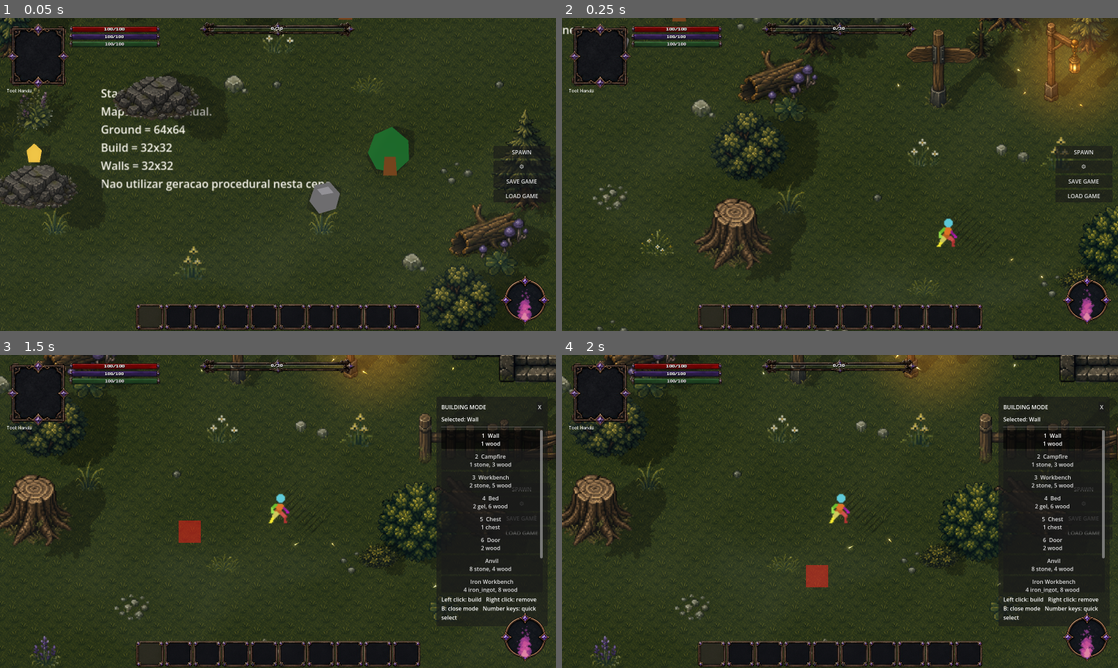
Above: before the commit, frames 1-4 (two rows, left to right).
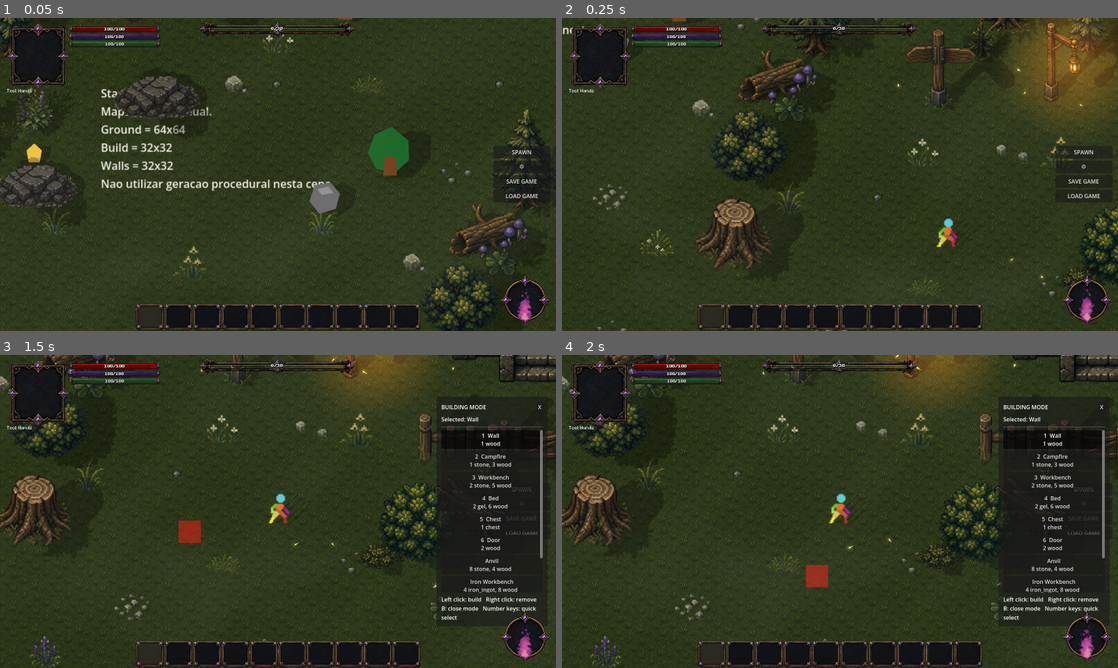
Above: after the commit, the same moments.

Repository: ramonsamagaio/Oathwake-Main
Game: Godot game, scene res://scenes/game/Game.tscn
Two runs of this game, one before a commit and one after it. Both use one fixed random seed, a clock stepped at 60 frames per second and the inputs below. This scene is started directly instead of the project's main scene.
Inputs (mouse positions are in pixels of both pictures, inside the frame that each line leads up to):
- Up to frame 1 (0.05 s): no input
- Up to frame 2 (0.25 s): no input
- Up to frame 3 (1.5 s): tap Enter at 0.5 s; move the mouse to (400, 495) at 0.52 s; hold D 0.53-1.25 s; tap B at 0.6 s; click (400, 495) at 0.67 s; tap Space at 0.77 s; drag from (166, 527) to (250, 574) at 1.27 s
- Up to frame 4 (2 s): no input

The runs differ from the first frame. In frame 1, 0.5% of the frame differs, in the area x 0-99%, y 0-100%; in frame 2, 0.4%; in frame 3, 0.3%; in frame 4, 0.3%.

Commit message:
Project shadows from the visible active frame only
Crop projected shadows to each frame's opaque silhouette, anchor them at the lowest visible pixels, and force the player to use its active AnimatedSprite2D frame instead of a full helper sprite sheet.

Diff:
--- a/scripts/effects/ProjectedSpriteShadow.gd
+++ b/scripts/effects/ProjectedSpriteShadow.gd
@@ -1,10 +1,16 @@
 class_name ProjectedSpriteShadow
 extends Polygon2D
+
+const ALPHA_THRESHOLD := 0.01
+
+static var _alpha_bounds_cache: Dictionary = {}
 
 var _target: Node2D
 var _source: CanvasItem
 var _config: Dictionary = {}
 var _foot_offset := Vector2.ZERO
+var _projection_anchor := Vector2.ZERO
+var _has_projection_anchor := false
 
 
 func configure(target: Node2D, source: CanvasItem, config: Dictionary, foot_offset: Vector2) -> void:
@@ -39,11 +45,11 @@
 	var shadow_color := _color_from_value(live_global.get("color", _config.get("color", "#050609FF")), Color(0.02, 0.024, 0.035, 1.0))
 	var offset := _vector_from_value(_config.get("offset", {}), Vector2.ZERO)
 
-	# The source silhouette points upward from its feet. Rotating that local UP
-	# vector toward the requested screen-space angle lays the sprite on the ground.
+	# The visible silhouette points upward from its lowest opaque pixels. Rotating
+	# that local UP vector lays only the current frame on the ground.
 	rotation = deg_to_rad(direction_degrees) - Vector2.UP.angle()
 	scale = Vector2(1.0, stretch_amount)
-	position = _foot_offset + offset
+	position = (_projection_anchor if _has_projection_anchor else _foot_offset) + offset
 	color = Color(shadow_color.r, shadow_color.g, shadow_color.b, opacity * shadow_color.a)
 	self_modulate = Color.WHITE
 	z_index = int(_config.get("z_index", -1))
@@ -64,9 +70,7 @@
 	elif _source is Polygon2D:
 		_apply_polygon(_source as Polygon2D)
 	else:
-		texture = null
-		uv = PackedVector2Array()
-		polygon = PackedVector2Array()
+		_clear_visual()
 
 
 func _apply_animated_sprite(source: AnimatedSprite2D) -> void:
@@ -91,6 +95,8 @@
 		source.flip_v,
 		_source_to_target_transform(source)
 	)
+	set_meta("shadow_source_animation", source.animation)
+	set_meta("shadow_source_frame", frame_index)
 
 
 func _apply_sprite(source: Sprite2D) -> void:
@@ -107,6 +113,7 @@
 		source.flip_v,
 		_source_to_target_transform(source)
 	)
+	set_meta("shadow_source_frame", source.frame)
 
 
 func _apply_texture_rect(
@@ -118,41 +125,84 @@
 	flip_v: bool,
 	relative_transform: Transform2D
 ) -> void:
+	var opaque_rect := _get_opaque_pixel_rect(frame_texture)
+	if opaque_rect.size.x <= 0 or opaque_rect.size.y <= 0:
+		_clear_visual()
+		return
+
 	texture = frame_texture
-	var top_left := offset
+	var base_top_left := offset
 	if centered:
-		top_left -= frame_size * 0.5
+		base_top_left -= frame_size * 0.5
+
+	# Flips affect where the cropped opaque rectangle is drawn, not only its UVs.
+	var drawn_position := Vector2(opaque_rect.position)
+	var opaque_size := Vector2(opaque_rect.size)
+	if flip_h:
+		drawn_position.x = frame_size.x - float(opaque_rect.end.x)
+	if flip_v:
+		drawn_position.y = frame_size.y - float(opaque_rect.end.y)
+	var visible_top_left := base_top_left + drawn_position
+	var visible_bottom_right := visible_top_left + opaque_size
+
 	var local_corners := PackedVector2Array([
-		top_left,
-		top_left + Vector2(frame_size.x, 0.0),
-		top_left + frame_size,
-		top_left + Vector2(0.0, frame_size.y),
+		visible_top_left,
+		Vector2(visible_bottom_right.x, visible_top_left.y),
+		visible_bottom_right,
+		Vector2(visible_top_left.x, visible_bottom_right.y),
 	])
+
+	# Anchor the projection at the actual lowest opaque row of this frame. Every
+	# silhouette pixel is therefore projected away from the sprite instead of a
+	# transparent texture rectangle leaking below or beside it.
+	var local_contact := Vector2(
+		(visible_top_left.x + visible_bottom_right.x) * 0.5,
+		visible_bottom_right.y
+	)
+	_projection_anchor = relative_transform * local_contact
+	_has_projection_anchor = true
+
 	var projected := PackedVector2Array()
 	for point in local_corners:
-		projected.append((relative_transform * point) - _foot_offset)
+		projected.append((relative_transform * point) - _projection_anchor)
 	polygon = projected
 
-	var left_u := frame_size.x if flip_h else 0.0
-	var right_u := 0.0 if flip_h else frame_size.x
-	var top_v := frame_size.y if flip_v else 0.0
-	var bottom_v := 0.0 if flip_v else frame_size.y
+	var left_u := float(opaque_rect.end.x) if flip_h else float(opaque_rect.position.x)
+	var right_u := float(opaque_rect.position.x) if flip_h else float(opaque_rect.end.x)
+	var top_v := float(opaque_rect.end.y) if flip_v else float(opaque_rect.position.y)
+	var bottom_v := float(opaque_rect.position.y) if flip_v else float(opaque_rect.end.y)
 	uv = PackedVector2Array([
 		Vector2(left_u, top_v),
 		Vector2(right_u, top_v),
 		Vector2(right_u, bottom_v),
 		Vector2(left_u, bottom_v),
 	])
+	_apply_projection_settings()
+	set_meta("shadow_opaque_rect", opaque_rect)
 
 
 func _apply_polygon(source: Polygon2D) -> void:
 	texture = source.texture
 	var relative_transform := _source_to_target_transform(source)
+	if source.polygon.is_empty():
+		_clear_visual()
+		return
+	var lowest_y := source.polygon[0].y
+	var minimum_x := source.polygon[0].x
+	var maximum_x := source.polygon[0].x
+	for point in source.polygon:
+		lowest_y = maxf(lowest_y, point.y)
+		minimum_x = minf(minimum_x, point.x)
+		maximum_x = maxf(maximum_x, point.x)
+	var local_contact := Vector2((minimum_x + maximum_x) * 0.5, lowest_y)
+	_projection_anchor = relative_transform * local_contact
+	_has_projection_anchor = true
 	var projected := PackedVector2Array()
 	for point in source.polygon:
-		projected.append((relative_transform * point) - _foot_offset)
+		projected.append((relative_transform * point) - _projection_anchor)
 	polygon = projected
 	uv = source.uv
+	_apply_projection_settings()
 
 
 func _source_to_target_transform(source: Node2D) -> Transform2D:
@@ -174,18 +224,53 @@
 	if source.region_enabled and source.region_rect.size.x > 0.0 and source.region_rect.size.y > 0.0:
 		atlas_texture.region = source.region_rect
 		return atlas_texture
-	var frame_size := source.texture.get_size() / Vector2(maxi(source.hframes, 1), maxi(source.vframes, 1))
-	var frame_index := maxi(source.frame, 0)
-	var column := frame_index % maxi(source.hframes, 1)
-	var row := frame_index / maxi(source.hframes, 1)
+	var horizontal_frames := maxi(source.hframes, 1)
+	var vertical_frames := maxi(source.vframes, 1)
+	var frame_size := source.texture.get_size() / Vector2(horizontal_frames, vertical_frames)
+	var maximum_frame := horizontal_frames * vertical_frames - 1
+	var frame_index := clampi(source.frame, 0, maximum_frame)
+	var column := frame_index % horizontal_frames
+	var row := frame_index / horizontal_frames
 	atlas_texture.region = Rect2(Vector2(column, row) * frame_size, frame_size)
 	return atlas_texture
+
+
+func _get_opaque_pixel_rect(frame_texture: Texture2D) -> Rect2i:
+	if frame_texture == null:
+		return Rect2i()
+	var texture_size := Vector2i(frame_texture.get_size())
+	var cache_key := "%s:%dx%d" % [str(frame_texture.get_rid()), texture_size.x, texture_size.y]
+	if _alpha_bounds_cache.has(cache_key):
+		return _alpha_bounds_cache[cache_key] as Rect2i
+	var image := frame_texture.get_image()
+	if image == null or image.is_empty():
+		var fallback := Rect2i(Vector2i.ZERO, texture_size)
+		_alpha_bounds_cache[cache_key] = fallback
+		return fallback
+
+	var minimum := Vector2i(image.get_width(), image.get_height())
+	var maximum := Vector2i(-1, -1)
+	for y in range(image.get_height()):
+		for x in range(image.get_width()):
+			if image.get_pixel(x, y).a <= ALPHA_THRESHOLD:
+				continue
+			minimum.x = mini(minimum.x, x)
+			minimum.y = mini(minimum.y, y)
+			maximum.x = maxi(maximum.x, x)
+			maximum.y = maxi(maximum.y, y)
+	var result := Rect2i()
+	if maximum.x >= minimum.x and maximum.y >= minimum.y:
+		result = Rect2i(minimum, maximum - minimum + Vector2i.ONE)
+	_alpha_bounds_cache[cache_key] = result
+	return result
 
 
 func _clear_visual() -> void:
 	texture = null
 	uv = PackedVector2Array()
 	polygon = PackedVector2Array()
+	_has_projection_anchor = false
+	_projection_anchor = Vector2.ZERO
 
 
 func _get_live_global_config() -> Dictionary:
--- a/scripts/player/PlayerWorldFeedbackSuite.gd
+++ b/scripts/player/PlayerWorldFeedbackSuite.gd
@@ -121,13 +121,17 @@
 func _apply_player_directional_shadow() -> void:
 	var visual_size := DirectionalShadowRuntime.estimate_target_visual_size(self)
 	var foot_offset := DirectionalShadowRuntime.estimate_target_foot_offset(self)
+	var active_shadow_source: CanvasItem = null
 	if animated_sprite != null and animated_sprite.visible:
 		visual_size = WorldDepthRuntime.get_animated_sprite_visual_size(animated_sprite)
 		foot_offset = WorldDepthRuntime.get_animated_sprite_foot_offset(animated_sprite)
+		# The player can also contain helper Sprite2D nodes backed by complete sprite
+		# sheets. Always project the actual AnimatedSprite2D frame being displayed.
+		active_shadow_source = animated_sprite
 	var config := _content_shadow_config.duplicate(true)
 	if not config.has("enabled"):
 		config["enabled"] = true
-	DirectionalShadowRuntime.apply_to_target(self, config, visual_size, foot_offset)
+	DirectionalShadowRuntime.apply_to_target(self, config, visual_size, foot_offset, active_shadow_source)
 
 
 func _update_world_depth() -> void:
@@ -165,7 +169,6 @@
 		candidates.append(canonical)
 	if candidates.is_empty():
 		return ""
-
 	var valid_bag: Array[String] = []
 	for candidate in _attack_variant_bag:
 		if candidates.has(candidate):
--- /dev/null
+++ b/scripts/test/ProjectedShadowFrameValidator.gd
@@ -0,0 +1,89 @@
+extends SceneTree
+
+const SHADOW_SCRIPT := preload("res://scripts/effects/ProjectedSpriteShadow.gd")
+
+var failures: Array[String] = []
+
+
+func _init() -> void:
+	call_deferred("_run")
+
+
+func _run() -> void:
+	await _validate_sprite_frame_crop()
+	await _validate_animated_frame_switch()
+	if failures.is_empty():
+		print("PROJECTED_SHADOW_FRAME_VALIDATION_PASS")
+		quit(0)
+		return
+	for failure in failures:
+		push_error("PROJECTED_SHADOW_FRAME_VALIDATION_FAILURE: %s" % failure)
+	quit(1)
+
+
+func _validate_sprite_frame_crop() -> void:
+	var image := Image.create(32, 16, false, Image.FORMAT_RGBA8)
+	image.fill(Color.TRANSPARENT)
+	for y in range(4, 13):
+		for x in range(6, 15):
+			image.set_pixel(x, y, Color.WHITE)
+	for y in range(2, 11):
+		for x in range(20, 29):
+			image.set_pixel(x, y, Color.WHITE)
+	var texture := ImageTexture.create_from_image(image)
+	var target := Node2D.new()
+	root.add_child(target)
+	var sprite := Sprite2D.new()
+	sprite.texture = texture
+	sprite.hframes = 2
+	sprite.frame = 0
+	target.add_child(sprite)
+	var shadow := SHADOW_SCRIPT.new()
+	target.add_child(shadow)
+	shadow.configure(target, sprite, {"enabled": true}, Vector2(0, 8))
+	await process_frame
+	var opaque_rect: Rect2i = shadow.get_meta("shadow_opaque_rect", Rect2i())
+	if opaque_rect.size != Vector2i(9, 9):
+		failures.append("Sprite frame alpha crop did not isolate the first frame silhouette: %s" % opaque_rect)
+	if shadow.texture == texture:
+		failures.append("Sprite shadow did not resolve the active hframes region.")
+	target.queue_free()
+	await process_frame
+
+
+func _validate_animated_frame_switch() -> void:
+	var frame_a_image := Image.create(16, 16, false, Image.FORMAT_RGBA8)
+	frame_a_image.fill(Color.TRANSPARENT)
+	for y in range(8, 15):
+		for x in range(2, 7):
+			frame_a_image.set_pixel(x, y, Color.WHITE)
+	var frame_b_image := Image.create(16, 16, false, Image.FORMAT_RGBA8)
+	frame_b_image.fill(Color.TRANSPARENT)
+	for y in range(4, 15):
+		for x in range(9, 15):
+			frame_b_image.set_pixel(x, y, Color.WHITE)
+	var frames := SpriteFrames.new()
+	frames.add_animation("walk")
+	frames.add_frame("walk", ImageTexture.create_from_image(frame_a_image))
+	frames.add_frame("walk", ImageTexture.create_from_image(frame_b_image))
+	var target := Node2D.new()
+	root.add_child(target)
+	var sprite := AnimatedSprite2D.new()
+	sprite.sprite_frames = frames
+	sprite.animation = "walk"
+	sprite.frame = 0
+	target.add_child(sprite)
+	var shadow := SHADOW_SCRIPT.new()
+	target.add_child(shadow)
+	shadow.configure(target, sprite, {"enabled": true}, Vector2(0, 8))
+	await process_frame
+	var first_rect: Rect2i = shadow.get_meta("shadow_opaque_rect", Rect2i())
+	sprite.frame = 1
+	await process_frame
+	var second_rect: Rect2i = shadow.get_meta("shadow_opaque_rect", Rect2i())
+	if first_rect == second_rect:
+		failures.append("Animated shadow did not change with the active frame.")
+	if int(shadow.get_meta("shadow_source_frame", -1)) != 1:
+		failures.append("Animated shadow metadata does not track the active frame.")
+	target.queue_free()
+	await process_frame
Not shown, changed: .github/workflows/responsive-visuals-validation.yml
